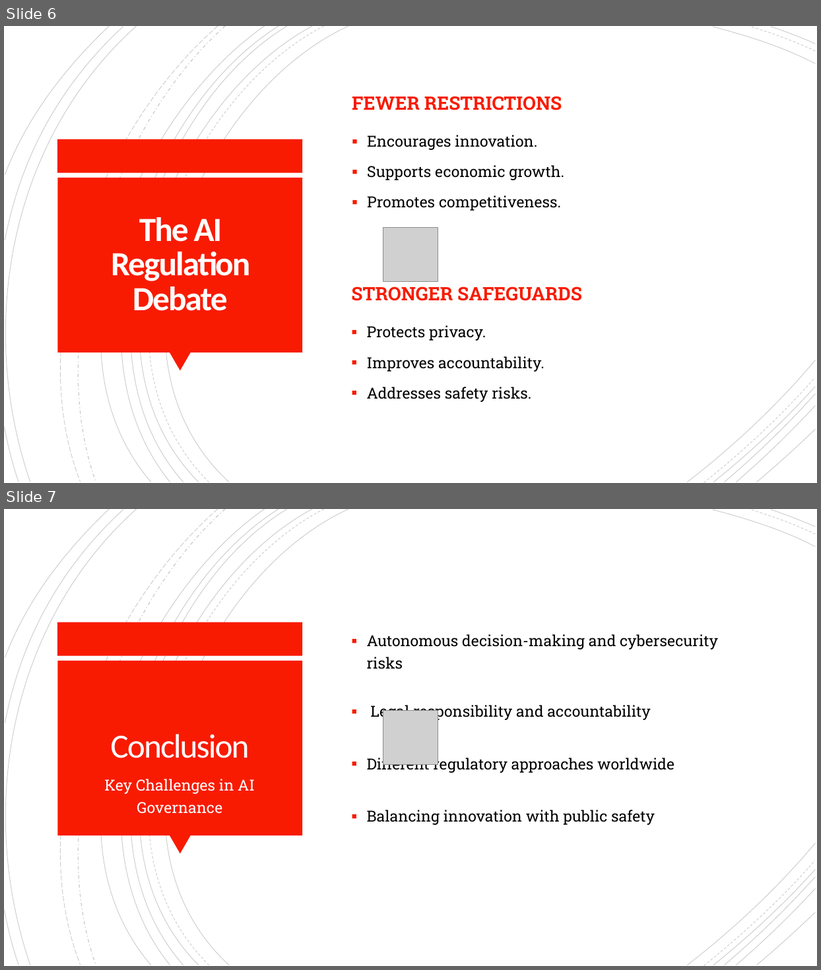
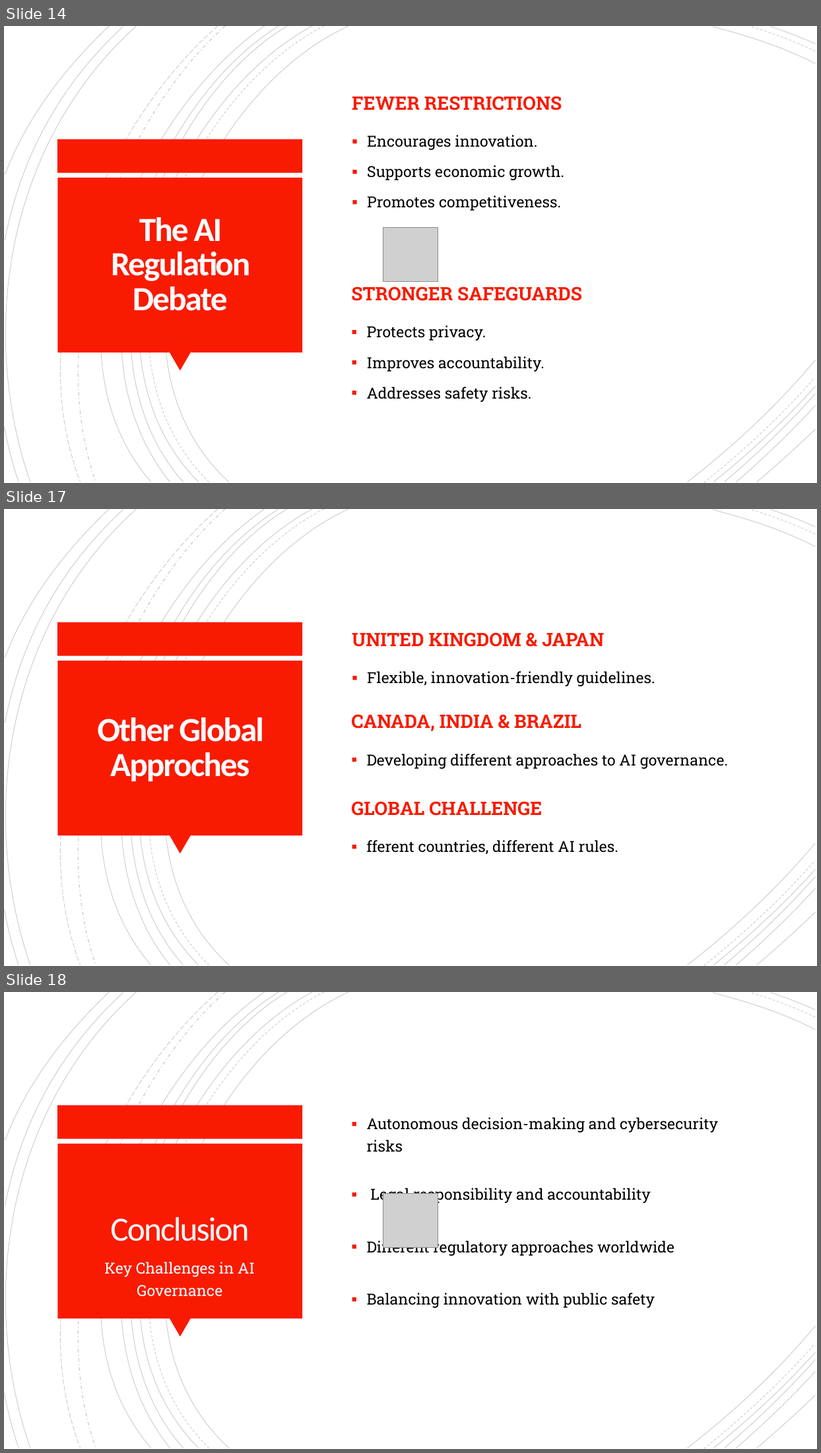
Before and after one commit to armitakia1/CEP146Project, a slide deck: video/AI Risks, accountability and Global Regulations.pptx. Shown one above the other, each under a label of ours: slides 6 and 7 before the commit, slides 14, 17 and 18 after it; the slides between them are not shown. The pictures are 821x970 and 821x1453 pixels, drawn with LibreOffice and Linux fonts; fonts in the diff are those of the drawing; grey boxes stand for pictures. Boxes give left, top, right and bottom in pixels: in the first picture for what was removed or moved away, otherwise in the second. Text is boxed around its words. In the diff, an @@ line names an element or a change of style, - is before the commit and + after.

```diff
--- a/video/AI Risks, accountability and Global Regulations.pptx
+++ b/video/AI Risks, accountability and Global Regulations.pptx
@@ slide 17 added at (4,509,817,966), background #FFFFFF; not listed: 24 template elements that a slide beside it also shows @@
@@ text added at (352,632,604,647), 22 pt, text #F81B02, bold @@
+UNITED KINGDOM & JAPAN
@@ text added at (367,671,655,687), 18 pt, text #000000 @@
+▪ Flexible, innovation-friendly guidelines.
@@ title added at (97,718,264,782), 40 pt, text #FFFEFF, bold @@
+Other Global Approches
@@ text added at (351,714,582,731), 22 pt, text #F81B02, bold @@
+CANADA, INDIA & BRAZIL
@@ text added at (367,754,728,769), 18 pt, text #000000 @@
+▪ Developing different approaches to AI governance.
@@ text added at (351,801,542,816), 22 pt, text #F81B02, bold @@
+GLOBAL CHALLENGE
@@ text added at (367,840,618,855), 18 pt, text #000000 @@
+▪ fferent countries, different AI rules.
@@ what was slide 6 is now slide 14 @@
@@ what was slide 7 is now slide 18 @@
```
Also in this commit, not shown: 10 other slides added.
